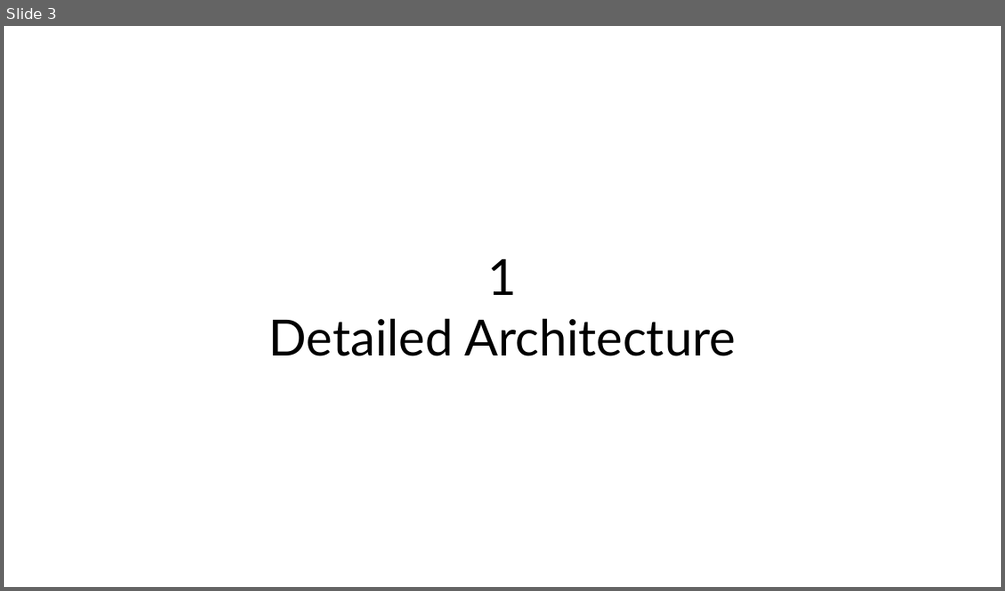
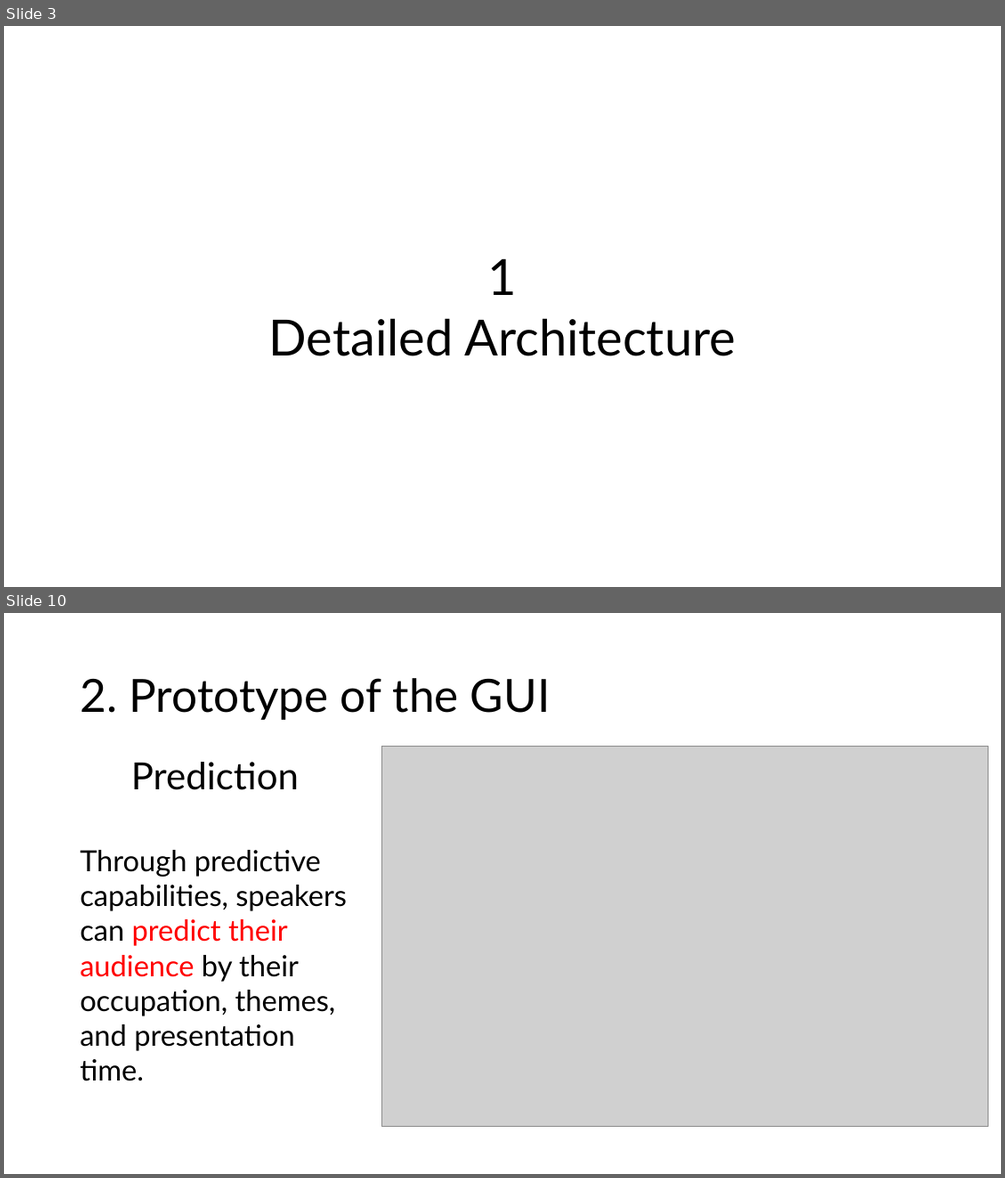
Before and after one commit to SilentStars/TEDTalksDataMining, a slide deck: Documents/Documents&Slides/ElaborationStep.pptx. Shown one above the other, each under a label of ours: slide 3 before the commit, slides 3 and 10 after it; the slides between them are not shown. The pictures are 1005x591 and 1005x1178 pixels, drawn with LibreOffice and Linux fonts; fonts in the diff are those of the drawing; grey boxes stand for pictures. Boxes give left, top, right and bottom in pixels: in the first picture for what was removed or moved away, otherwise in the second. Text is boxed around its words. In the diff, an @@ line names an element or a change of style, - is before the commit and + after.

```diff
--- a/Documents/Documents&Slides/ElaborationStep.pptx
+++ b/Documents/Documents&Slides/ElaborationStep.pptx
@@ slide 10 added at (4,613,1001,1174), background #FFFFFF @@
@@ title added at (80,678,550,720), 44 pt, text #000000 @@
+2. Prototype of the GUI
@@ text added at (80,762,347,1081), 28 pt, text #000000 @@
+Prediction
+Through predictive capabilities, speakers can predict their audience by their occupation, themes, and presentation time.
@@ picture added at (381,747,988,1126) @@
```
Also in this commit, not shown: 5 slides changed, 14 other slides added.
